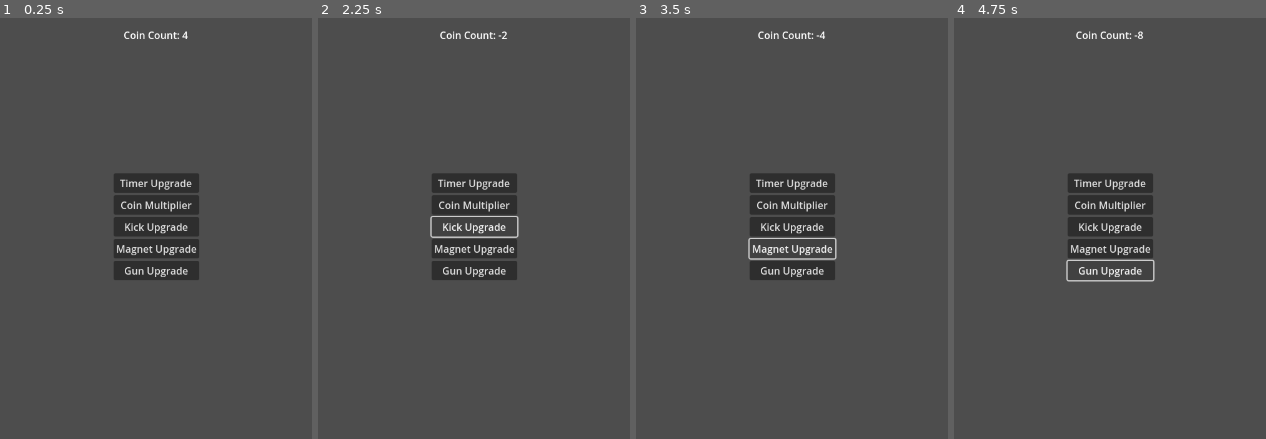
Above: before the commit, frames 1-4 (left to right).
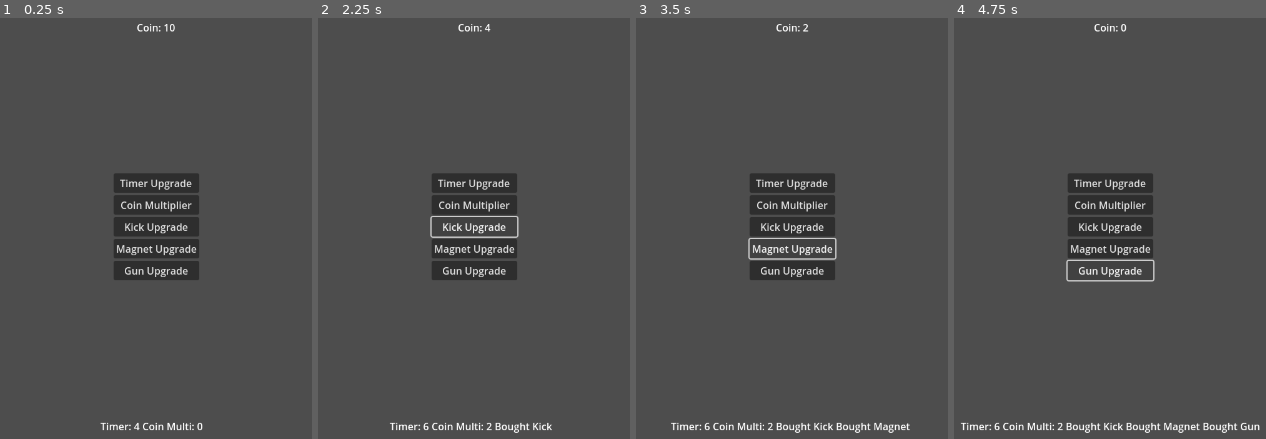
Above: after the commit, the same moments.

Repository: ParryTotato/1BitJam2025
Game: Godot game, scene res://Scenes/UpgradeShop/upgrade_ui.tscn
The game is run twice, just before and just after one commit, with the same random seed, the same clock (stepped at 60 frames per second) and the same inputs. This scene is started directly instead of the project's main scene.
Inputs:
- Up to frame 1 (0.25 s): no input
- Up to frame 2 (2.25 s): click "Timer Upgrade" at 0.5 s; click "Coin Multiplier" at 1.25 s; click "Kick Upgrade" at 2 s
- Up to frame 3 (3.5 s): click "Magnet Upgrade" at 2.75 s
- Up to frame 4 (4.75 s): click "Gun Upgrade" at 3.5 s; tap Enter at 4.25 s; hold Right (ui_right) from 4.28 s (still down)

The runs differ from the first frame. In frame 1, 0.5% of the frame differs, in the area x 32-66%, y 1-98%; in frame 2, 0.7%; in frame 3, 1.0%; in frame 4, 1.2%, in the area x 2-99%, y 1-99%.

Commit message:
more functionality

Diff:
--- a/Scenes/UpgradeShop/upgrade_ui.gd
+++ b/Scenes/UpgradeShop/upgrade_ui.gd
@@ -1,31 +1,68 @@
 class_name UpgradeUI
 extends Control
 
+var coin_count: int = 10
+var timer_count: int = 4
+var coin_multi: int = 0
+var bought_kick: bool = false
+var bought_magnet: bool = false
+var bought_gun: bool = false
 
-var coin_count: int = 4
-
-@onready var coin_count_label: Label = $CoinCount
+@onready var coin_label: Label = $PlayerCoin
+@onready var timer_label: Label = $PlayerStats/PlayerTimer
+@onready var coin_multi_label: Label = $PlayerStats/CoinMultiUpgrade
+@onready var kick_label: Label = $PlayerStats/KickUpgrade
+@onready var magnet_label: Label = $PlayerStats/MagnetUpgrade
+@onready var gun_label: Label = $PlayerStats/GunUpgrade
 
 
 func _process(delta: float) -> void:
-	coin_count_label.text = "Coin Count: " + str(coin_count)
+	coin_label.text = "Coin: " + str(coin_count)
+	timer_label.text = "Timer: " + str(timer_count)
+	coin_multi_label.text = "Coin Multi: " + str(coin_multi)
+
+	if bought_kick:
+		kick_label.text = "Bought Kick"
+
+	if bought_magnet:
+		magnet_label.text = "Bought Magnet"
+
+	if bought_gun:
+		gun_label.text = "Bought Gun"
 
 
 func _on_timer_upgrade_pressed() -> void:
-	coin_count -= 2
+	if validate_coin_count():
+		coin_count -= 2
+		timer_count += 2
 
 
 func _on_coin_multi_upgrade_pressed() -> void:
-	coin_count -= 2
+	if validate_coin_count():
+		coin_count -= 2
+		coin_multi += 2
 
 
 func _on_kick_upgrade_pressed() -> void:
-	coin_count -= 2
+	if validate_coin_count() and not bought_kick:
+		coin_count -= 2
+		bought_kick = true
 
 
 func _on_magnet_upgrade_pressed() -> void:
-	coin_count -= 2
+	if validate_coin_count() and not bought_magnet:
+		coin_count -= 2
+		bought_magnet = true
 
 
 func _on_gun_upgrade_pressed() -> void:
-	coin_count -= 2
+	if validate_coin_count() and not bought_gun:
+		coin_count -= 2
+		bought_gun = true
+
+
+func validate_coin_count() -> bool:
+	if coin_count > 0:
+		return true
+
+	return false
--- a/Scenes/UpgradeShop/upgrade_ui.tscn
+++ b/Scenes/UpgradeShop/upgrade_ui.tscn
@@ -15,14 +15,15 @@
 grow_vertical = 2
 script = ExtResource("1_407bl")
 
-[node name="CoinCount" type="Label" parent="."]
+[node name="PlayerCoin" type="Label" parent="."]
 layout_mode = 1
 anchors_preset = 5
 anchor_left = 0.5
 anchor_right = 0.5
-offset_left = -75.0
-offset_right = 75.0
-offset_bottom = 107.0
+offset_left = -0.5
+offset_top = 30.0
+offset_right = 0.5
+offset_bottom = 53.0
 grow_horizontal = 2
 horizontal_alignment = 1
 vertical_alignment = 1
@@ -61,6 +62,43 @@
 layout_mode = 2
 text = "Gun Upgrade"
 
+[node name="PlayerStats" type="HBoxContainer" parent="."]
+layout_mode = 1
+anchors_preset = 7
+anchor_left = 0.5
+anchor_top = 1.0
+anchor_right = 0.5
+anchor_bottom = 1.0
+offset_left = -10.5
+offset_top = -52.0
+offset_right = 10.5
+offset_bottom = -29.0
+grow_horizontal = 2
+grow_vertical = 0
+
+[node name="PlayerTimer" type="Label" parent="PlayerStats"]
+layout_mode = 2
+horizontal_alignment = 1
+vertical_alignment = 1
+
+[node name="CoinMultiUpgrade" type="Label" parent="PlayerStats"]
+layout_mode = 2
+
+[node name="KickUpgrade" type="Label" parent="PlayerStats"]
+layout_mode = 2
+horizontal_alignment = 1
+vertical_alignment = 1
+
+[node name="MagnetUpgrade" type="Label" parent="PlayerStats"]
+layout_mode = 2
+horizontal_alignment = 1
+vertical_alignment = 1
+
+[node name="GunUpgrade" type="Label" parent="PlayerStats"]
+layout_mode = 2
+horizontal_alignment = 1
+vertical_alignment = 1
+
 [connection signal="pressed" from="UpgradeButtons/TimerUpgrade" to="." method="_on_timer_upgrade_pressed"]
 [connection signal="pressed" from="UpgradeButtons/CoinMultiUpgrade" to="." method="_on_coin_multi_upgrade_pressed"]
 [connection signal="pressed" from="UpgradeButtons/KickUpgrade" to="." method="_on_kick_upgrade_pressed"]
